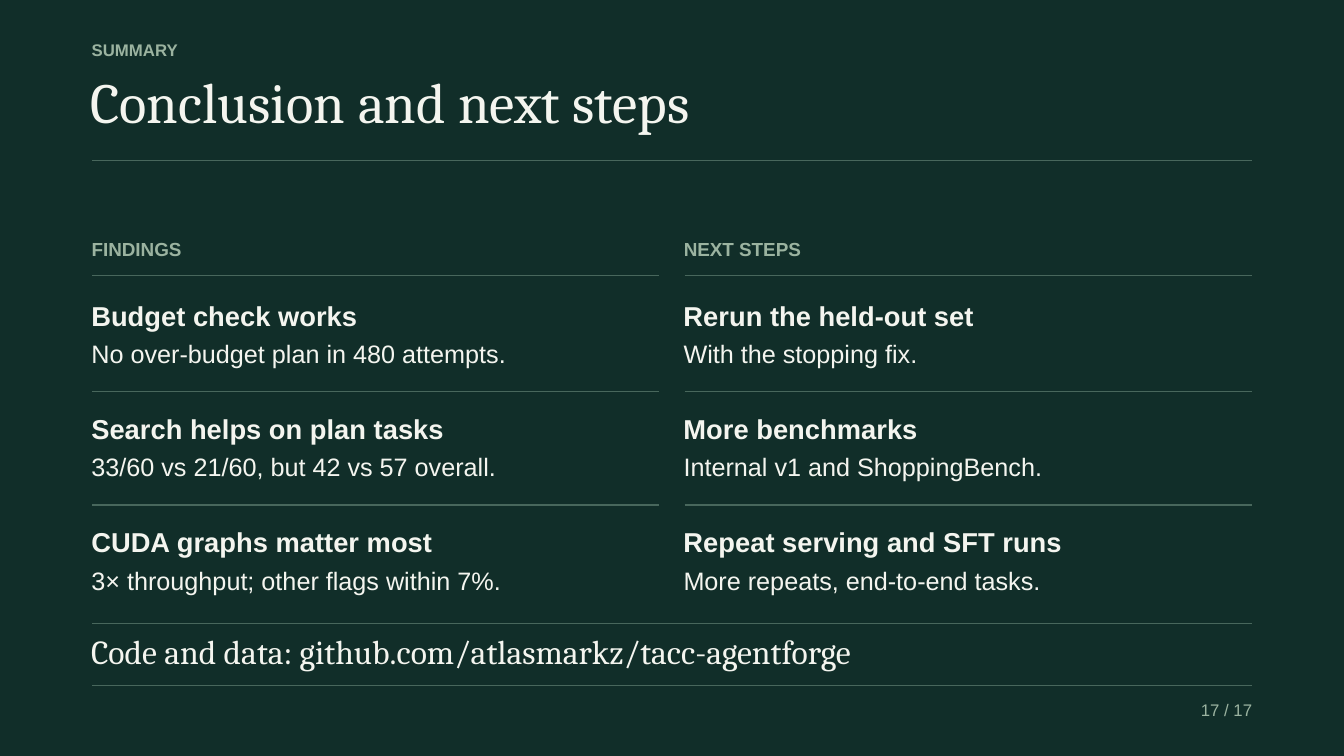
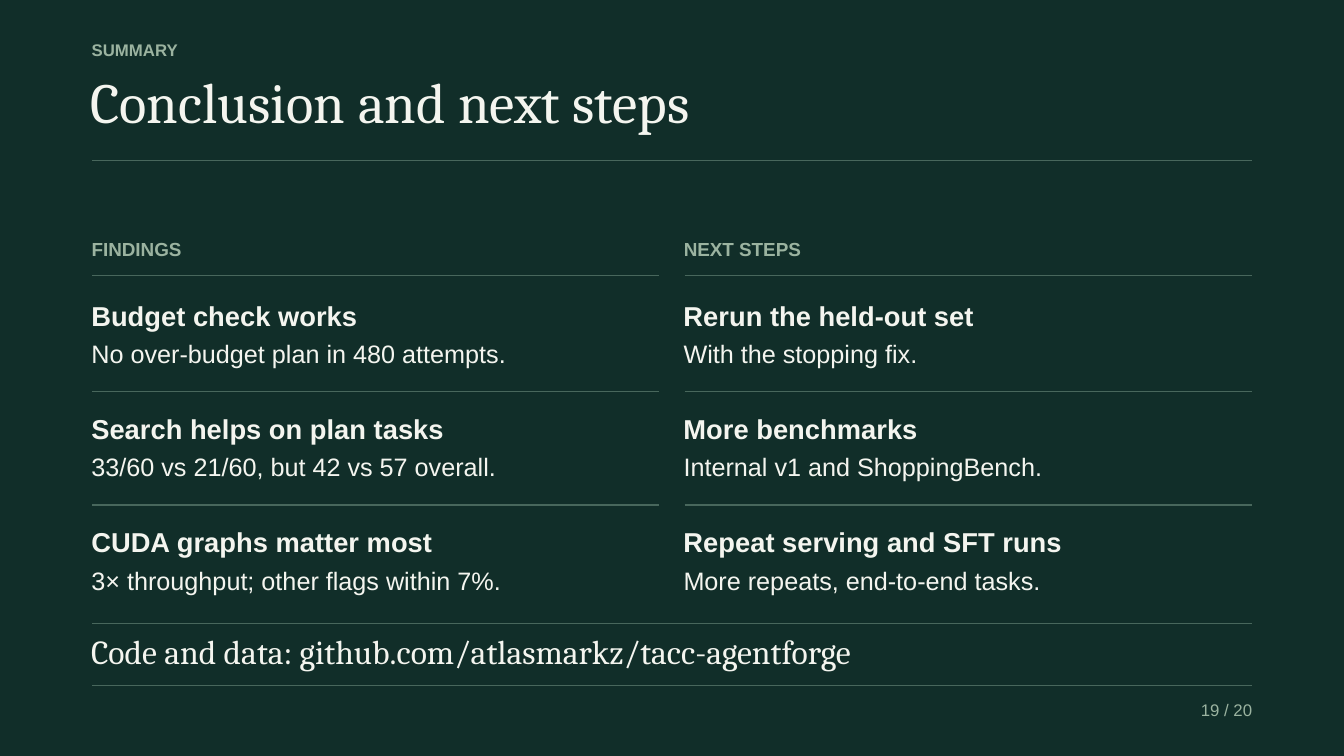
Before and after one commit to atlasmarkz/tacc-agentforge, a slide deck: slide 19 of output/presentation/agentforge_v4.pptx (slide 17 before the commit). Drawn at 1344x756 pixels with LibreOffice and Linux fonts; fonts in the diff are those of the drawing. Boxes give left, top, right and bottom in pixels: in the first picture for what was removed or moved away, otherwise in the second. Text is boxed around its words. In the diff, an @@ line names an element or a change of style, - is before the commit and + after.

```diff
--- a/output/presentation/agentforge_v4.pptx
+++ b/output/presentation/agentforge_v4.pptx
@@ text at <box>1201,704,1252,716</box>: text changed @@
-17 / 17
+19 / 20
```
Also in this commit, not shown: 9 other slides changed, 10 slides added, 10 slides removed, 1 other file.
